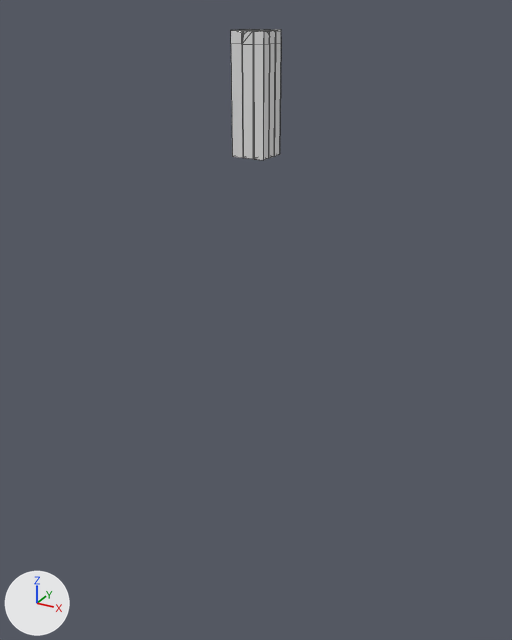
Two versions of the FBX model MapGenerator/Assets/Models/Blocks.fbx, one commit apart.
Camera for both pictures: a camera (50 mm lens) standing at (59.5, -108.3, 3.2) and looking at (-1.6, 2.9, -52.4). Every picture has the same lights, and +X, +Y and +Z are marked at lower left. Mesh edges are drawn as thin lines. Where no turn or scale is listed for an object, it has been applied to the vertices.

The first picture shows 'C-Block', 'L-Block', 'N-Block', 'S-Block', 'T-Block', 'W-Block'.
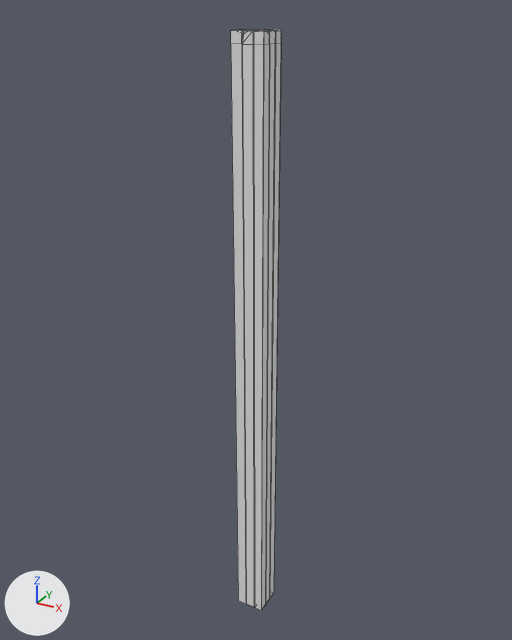
The change in detail:
me_cube_004 has 39 vertices, 35 faces and spans x -2.9..3.0, y -3.0..0.9, z -20.0..0.0.
me_cube_004 is used by ob_s_block; location (0.0, 0.0, 0.0).
me_cube_004 part 2: all 12 vertices in x -2.9..3.0, y -3.0..0.9, z -20.0 are moved by (0.0, 0.0, -100.0).
me_cube_006 has 29 vertices, 25 faces and spans x -1.0..2.9, y -3.0..0.9, z -20.0..0.1.
me_cube_006 is used by ob_c_block; location (0.0, 0.0, 0.0).
Before the commit, vertices of me_cube_006: 21 (-1.0, -0.9, -20.0), 22 (-1.0, 0.9, -20.0), 23 (1.2, -0.9, -20.0), 24 (1.0, 0.9, -20.0), 25 (2.9, 0.9, -20.0) at pixel (273, 156).
Before the commit, vertices of me_cube_006: 26 (2.9, -1.0, -20.0) at pixel (268, 158), 27 (1.2, -3.0, -20.0) at pixel (254, 159), 28 (2.9, -3.0, -20.0) at pixel (263, 160).
Part 1, on me_cube_006:
Vertices 21 to 28 of me_cube_006 move by (0.0, 0.0, -100.0).
me_cube_007 has 36 vertices, 34 faces and spans x -2.9..2.9, y -0.9..2.9, z -20.0..0.0.
me_cube_007 is used by ob_l_block; location (0.0, 0.0, 0.0).
me_cube_007 part 6: all 10 vertices in x -2.9..2.9, y -0.9..2.9, z -20.0 are moved by (0.0, 0.0, -100.0).
me_cube_008 has 41 vertices, 37 faces and spans x -3.0..2.9, y -2.9..2.9, z -20.0..0.0.
me_cube_008 is used by ob_n_block; location (0.0, 0.0, 0.0).
me_cube_008 part 4: all 12 vertices in x -3.0..2.9, y -2.9..2.9, z -20.0 are moved by (0.0, 0.0, -100.0).
me_cube_003 has 36 vertices, 32 faces and spans x -2.9..3.0, y -2.9..0.9, z -20.0..0.0.
me_cube_003 is used by ob_t_block; location (0.0, 0.0, 0.0).
me_cube_003 part 3: all 11 vertices in x -2.9..2.9, y -2.9..0.9, z -20.0 are moved by (0.0, 0.0, -100.0).
me_cube_005 has 41 vertices, 37 faces and spans x -3.0..3.0, y -3.0..3.0, z -20.0..0.1.
me_cube_005 is used by ob_w_block; location (0.0, 0.0, 0.0).
me_cube_005 part 5: all 12 vertices in x -3.0..3.0, y -3.0..3.0, z -20.0 are moved by (0.0, 0.0, -100.0).

Location of each change, (x1, y1, x2, y2) in pixels of the pictures (512 x 640 px; the box of a moved part takes in the faces that stretch with it):
'W-Block', reshaped (343% taller)
    before: (231, 29, 281, 158)
    after: (231, 29, 281, 604)
'N-Block', reshaped (342% taller)
    before: (242, 29, 264, 159)
    after: (242, 29, 264, 607)
'C-Block', reshaped (346% taller)
    before: (254, 31, 270, 160)
    after: (254, 31, 270, 610)
'S-Block', reshaped (344% taller)
    before: (242, 30, 270, 160)
    after: (242, 30, 270, 610)
'L-Block', reshaped (345% taller)
    before: (266, 30, 275, 158)
    after: (266, 30, 275, 603)
'T-Block', reshaped
    before: (242, 30, 273, 76)
    after: (242, 30, 273, 491)
part 1 of me_cube_006, moved or reshaped
    before: (254, 100, 263, 160)
    after: (254, 100, 269, 610)
part 2 of me_cube_004, moved or reshaped
    before: (242, 71, 269, 160)
    after: (242, 71, 269, 610)
part 3 of me_cube_003, moved or reshaped
    before: (242, 59, 270, 76)
    after: (242, 71, 269, 491)
part 4 of me_cube_008, moved or reshaped
    before: (243, 71, 254, 159)
    after: (243, 71, 263, 607)
part 5 of me_cube_005, moved or reshaped
    before: (232, 61, 281, 158)
    after: (232, 61, 281, 604)
part 6 of me_cube_007, moved or reshaped
    before: (269, 61, 275, 158)
    after: (266, 61, 275, 603)
